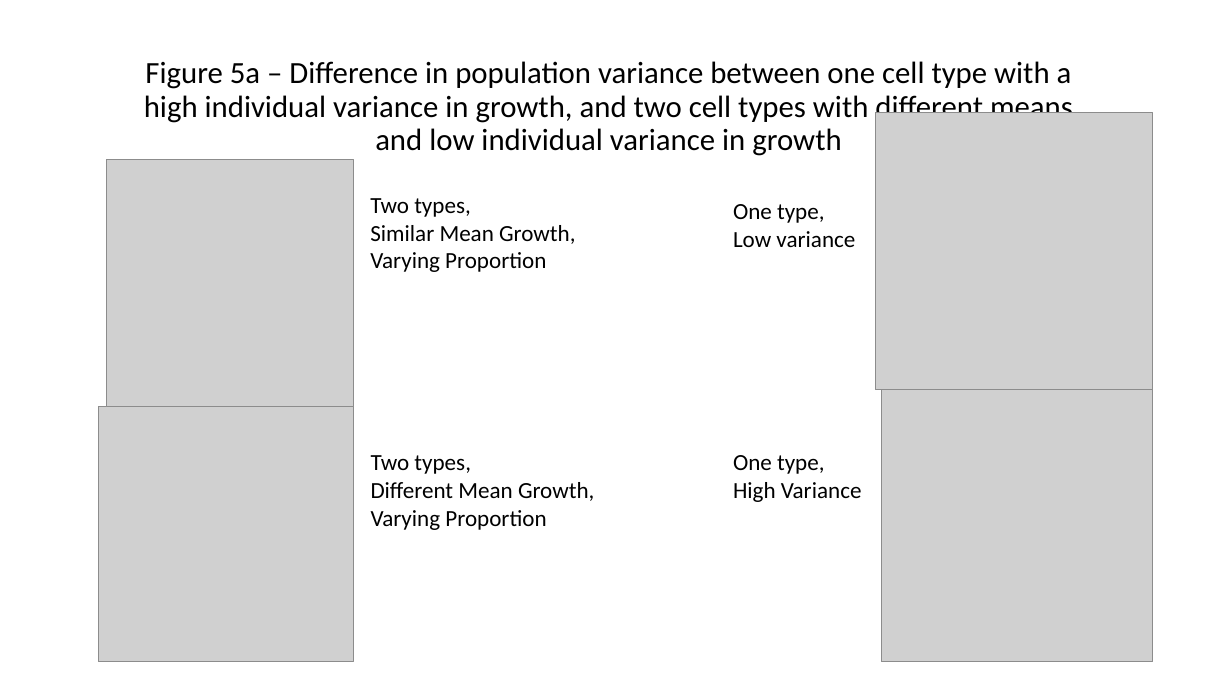
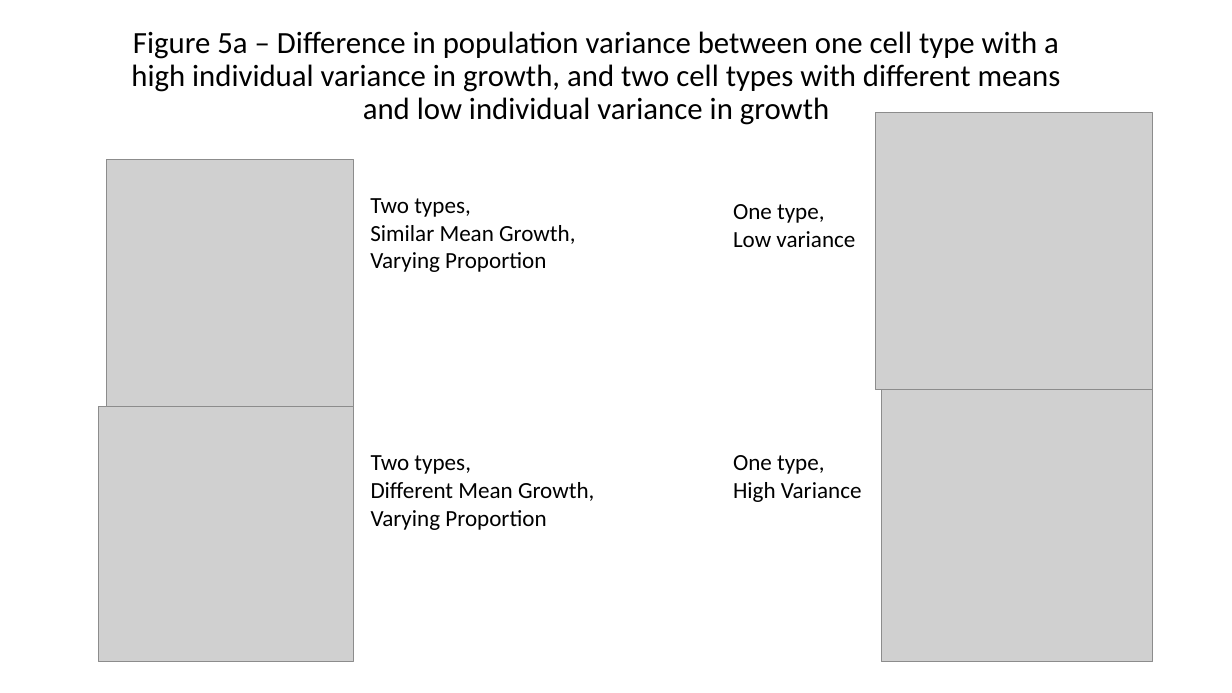
Before and after one commit to FertigLab/CancerInSilico-Figures, a slide deck: slide 8 of Figure_Overview.pptx. Drawn at 1232x693 pixels with LibreOffice and Linux fonts; fonts in the diff are those of the drawing; grey boxes stand for pictures. Boxes give left, top, right and bottom in pixels: in the first picture for what was removed or moved away, otherwise in the second. Text is boxed around its words. In the diff, an @@ line names an element or a change of style, - is before the commit and + after.

```diff
--- a/Figure_Overview.pptx
+++ b/Figure_Overview.pptx
@@ subtitle "Figure 5a – Difference in ...": place and size @@
-subtitle "Figure 5a – Difference in ..." at bbox=[144, 61, 1073, 156]
+subtitle "Figure 5a – Difference in ..." at bbox=[131, 31, 1061, 125]
```
Also in this commit, not shown: 1 slide added, 3 slides removed, 17 other files.
